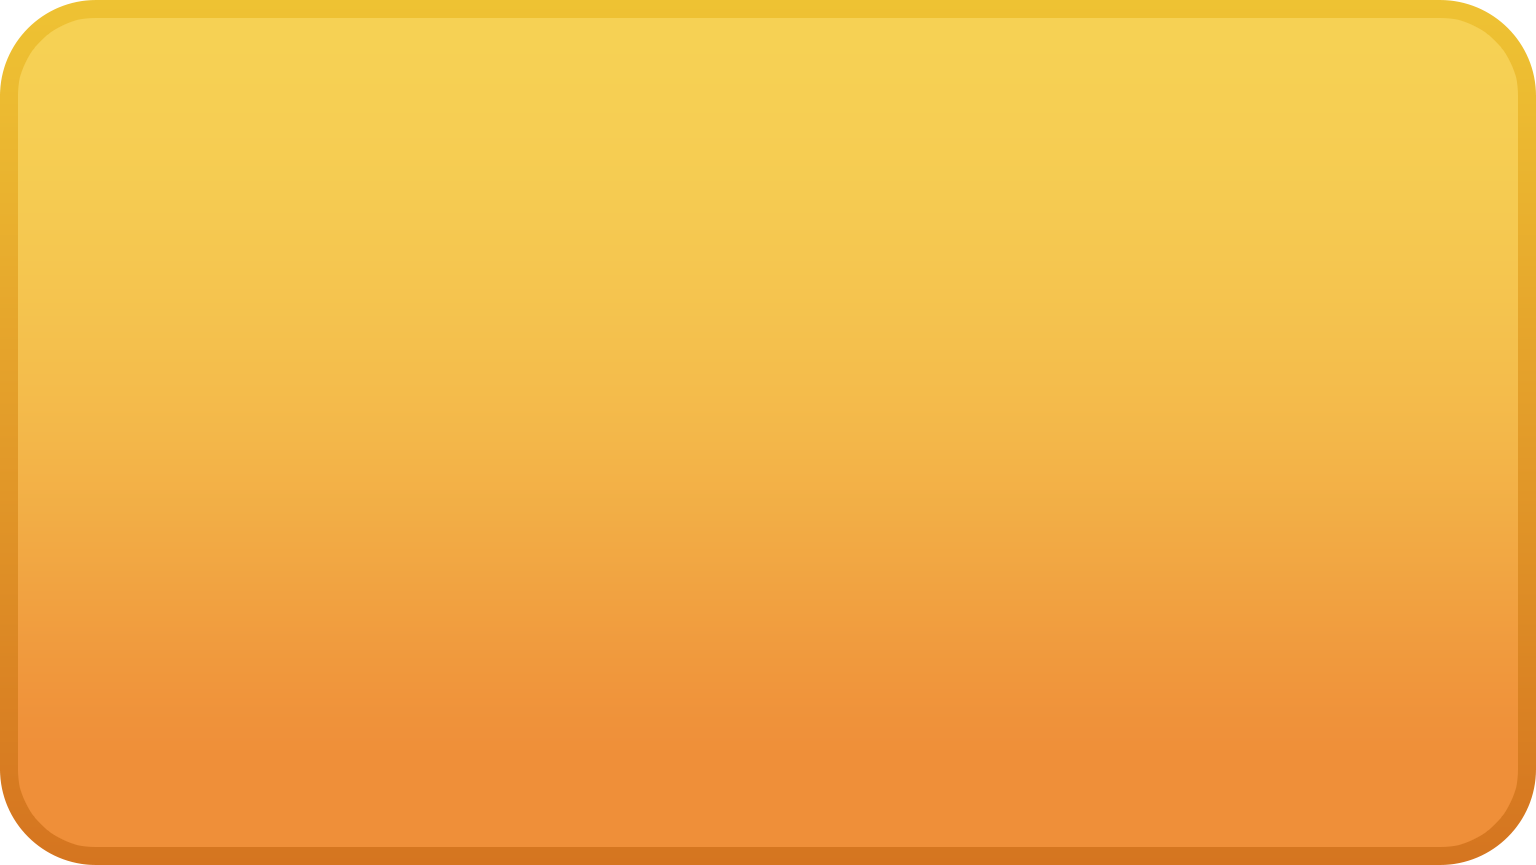
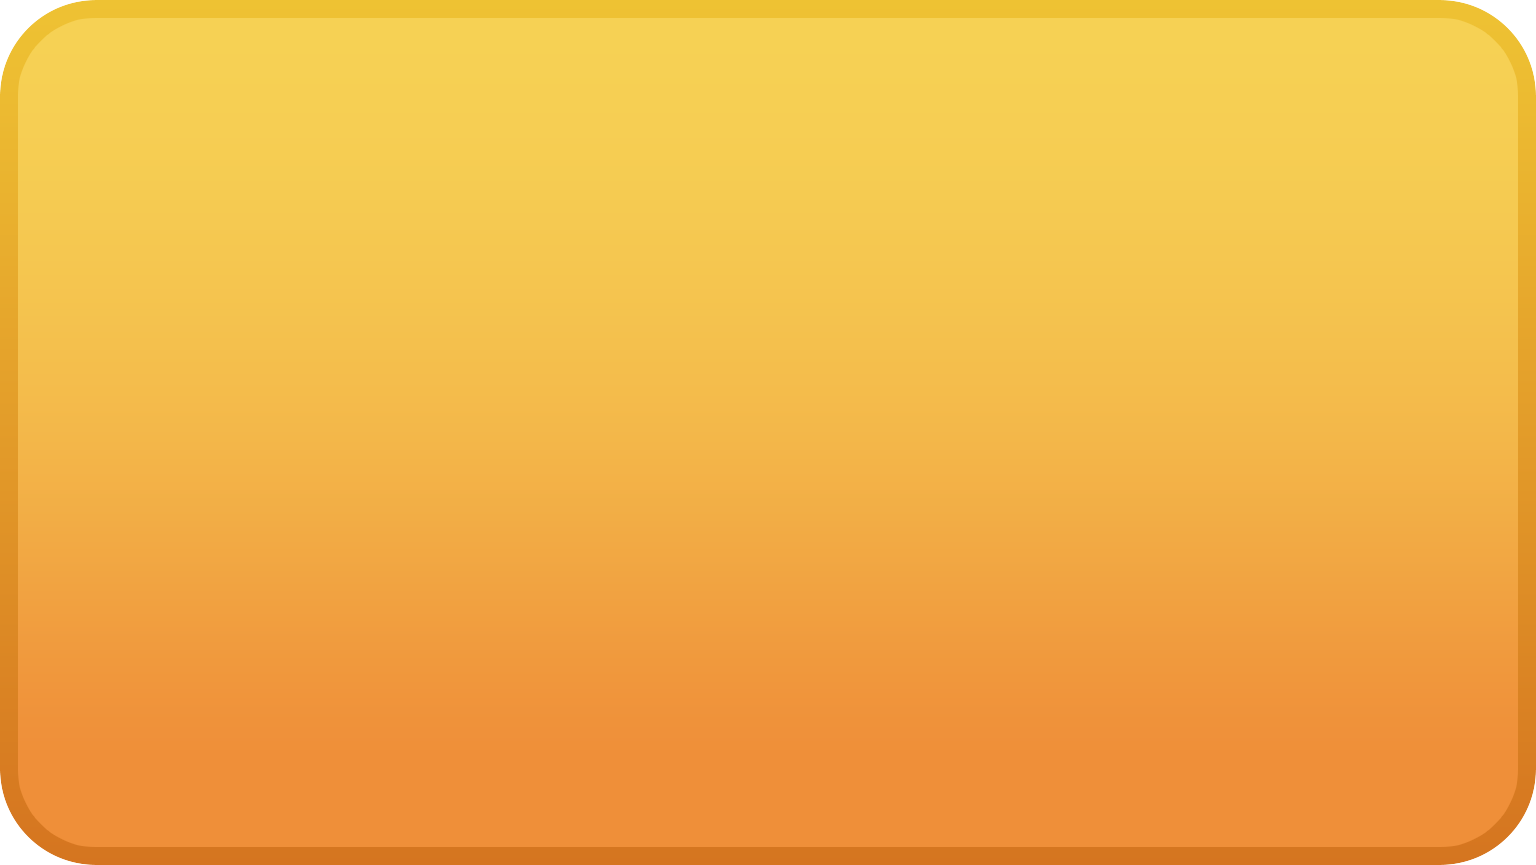
Two versions of the same layered image (1536px x 865px). Layer-by-layer changes:
painted on "Rectangle 1" over [left=1457, top=1, right=1499, bottom=855]
hid "Background" over [left=0, top=0, right=1536, bottom=865]